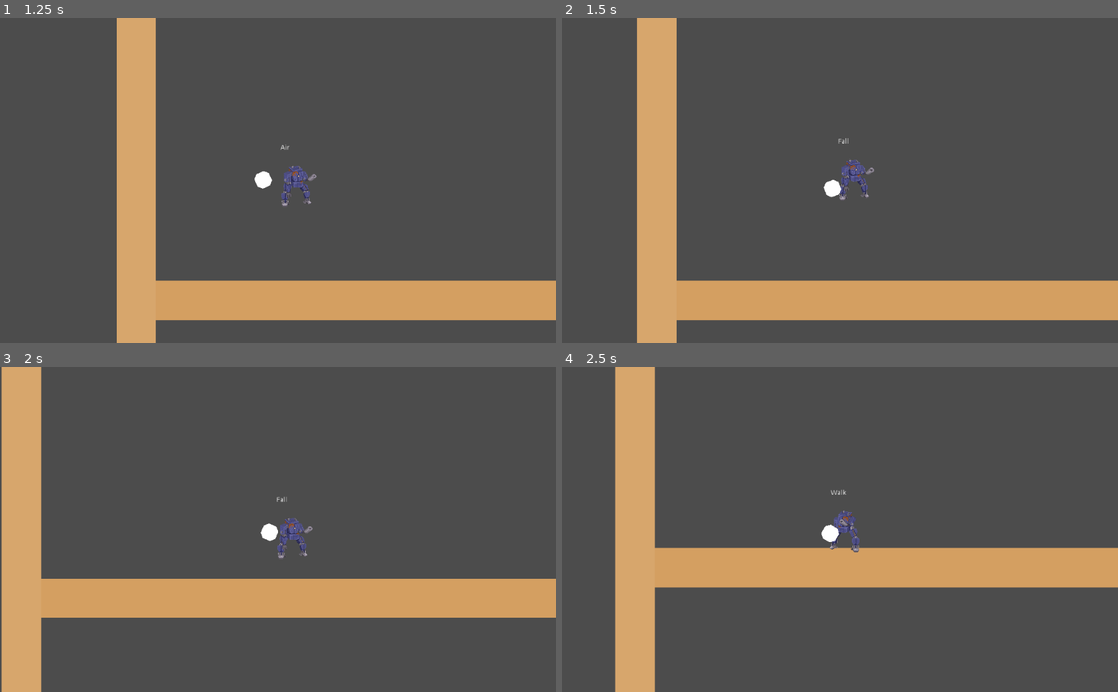
Above: before the commit, frames 1-4 (two rows, left to right).
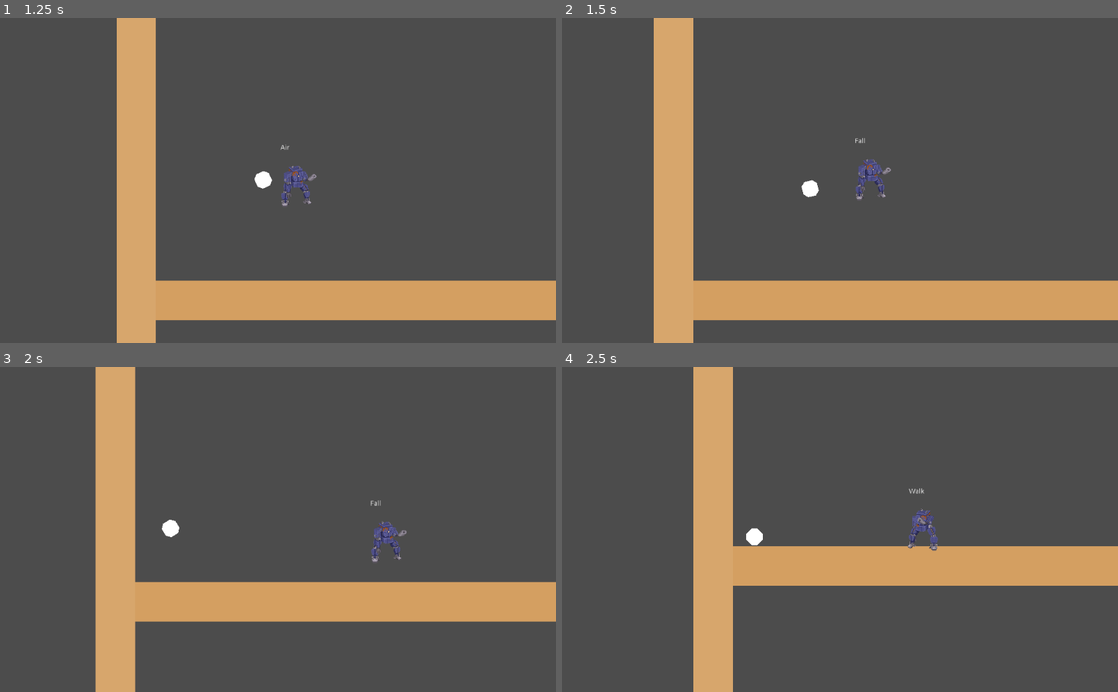
Above: after the commit, the same moments.

Repository: gioele-santi/MechGameJam
Game: Godot game, scene res://Level.tscn
Two runs of this game, one before a commit and one after it. Both use one fixed random seed, a clock stepped at 60 frames per second and the inputs below. The project has no main scene, so this scene is started directly.
Inputs:
- Up to frame 1 (1.25 s): hold D (move_right) from 0.53 s (still down); hold Shift (kick) from 0.53 s (still down); tap Space (jump) at 0.77 s
- Up to frame 2 (1.5 s): keep holding D (move_right); release Shift (kick) at 1.28 s; tap Shift (kick) at 1.35 s
- Up to frame 3 (2 s): keep holding D (move_right); tap Space (jump) at 1.52 s
- Up to frame 4 (2.5 s): release D (move_right) at 2.03 s; hold A (move_left) from 2.03 s (still down); hold Shift (kick) from 2.03 s (still down)

Frame 1 is identical in both runs. In frame 2, 6.5% of the frame differs, in the area x 13-60%, y 0-100%; in frame 3, 18%, in the area x 0-100%, y 0-100%; in frame 4, 16%.

Commit message:
Fixed ball keeping charge and inexpected behavior

Diff:
--- a/Ball.gd
+++ b/Ball.gd
@@ -6,13 +6,13 @@
 var timer := 0.0
 var controllable := false setget set_controllable
 export var base_strength := 200.0
-var base_direction := Vector2(1,0)
+var base_direction := Vector2(0,0)
 
 func _unhandled_input(event: InputEvent) -> void:
 	if event.is_action_pressed("kick"):
 		timer = 0.0
 	elif event.is_action_released("kick"):
-		var strength = base_strength + timer * 1000.0
+		var strength = base_strength + timer * 3000.0
 		var dir = get_input_direction()
 		if dir.length() <= 0:
 			dir = base_direction # in case of kick and no motion
@@ -31,5 +31,6 @@
 
 func set_controllable(value: bool) -> void:
 	controllable = value
+	timer = 0.0 #always reset to avoid keeping old values
 	set_process_unhandled_input(controllable)
 #	print("Ball is controllable:" + str(value))
--- a/Mech/Mech.gd
+++ b/Mech/Mech.gd
@@ -5,7 +5,7 @@
 onready var player := $AnimationPlayer
 onready var fsm := $FSM
 var state : int = 0
-onready var ball_spawn := $BallSpawn
+onready var ball_spawn := $InteractiveAreas/BallSpawn
 
 signal attack_completed
 
--- a/Mech/Mech.tscn
+++ b/Mech/Mech.tscn
@@ -43,9 +43,6 @@
 "_edit_use_anchors_": false
 }
 
-[node name="BallSpawn" type="Position2D" parent="."]
-position = Vector2( 145.819, -261.883 )
-
 [node name="SpriteR" type="Sprite" parent="."]
 texture = ExtResource( 9 )
 
@@ -82,9 +79,12 @@
 
 [node name="CollisionShape2D2" type="CollisionShape2D" parent="."]
 position = Vector2( 0, 10.25 )
-shape = SubResource( 1 )
+shape = SubResource( 3 )
 
 [node name="InteractiveAreas" type="Node2D" parent="."]
+
+[node name="BallSpawn" type="Position2D" parent="InteractiveAreas"]
+position = Vector2( 145.819, -261.883 )
 
 [node name="Chest" type="Area2D" parent="InteractiveAreas"]
 position = Vector2( 0, 2.2 )
Not shown: 5 places in Mech/Mech.tscn that only renumber resources
